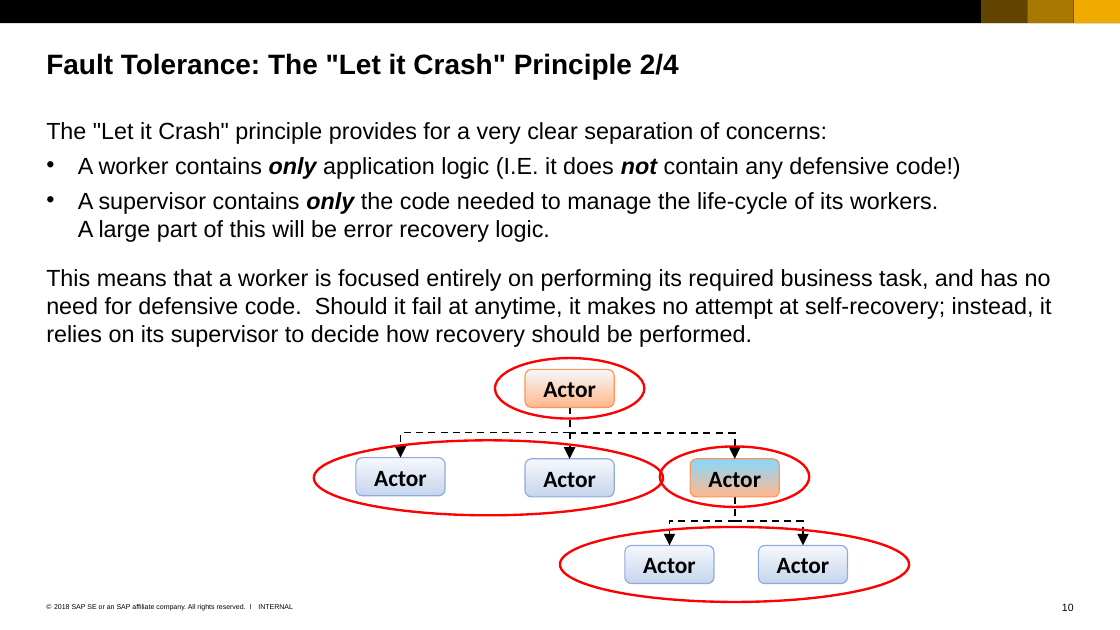
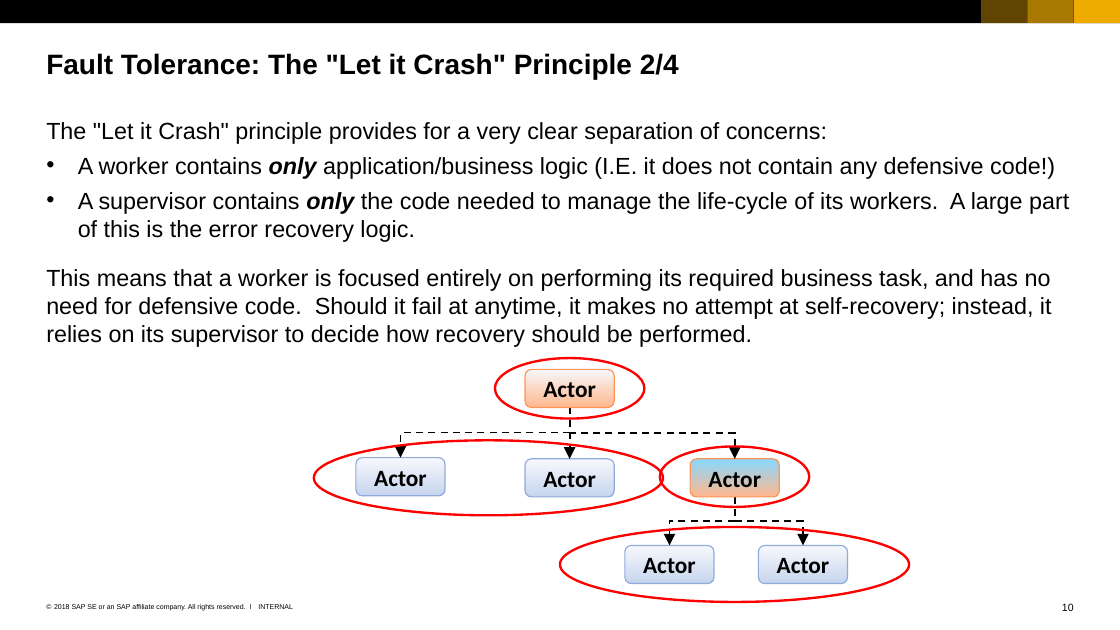
Before and after one commit to ChrisWhealy/WeatherDemo, a slide deck: slide 10 of documentation/Using the Actor Model.ppsx. Drawn at 1120x630 pixels with LibreOffice and Linux fonts; fonts in the diff are those of the drawing. Boxes give left, top, right and bottom in pixels: in the first picture for what was removed or moved away, otherwise in the second. Text is boxed around its words. In the diff, an @@ line names an element or a change of style, - is before the commit and + after.

```diff
--- a/documentation/Using the Actor Model.ppsx
+++ b/documentation/Using the Actor Model.ppsx
@@ text at (78, 157, 1069, 242): text changed @@
-• A worker contains only application logic (I.E. it does not contain any defensive code!)
-• A supervisor contains only the code needed to manage the life-cycle of its workers.
-  A large part of this will be error recovery logic.
+• A worker contains only application/business logic (I.E. it does not contain any defensive code!)
+• A supervisor contains only the code needed to manage the life-cycle of its workers. A large part of this is the error recovery logic.
```
Also in this commit, not shown: 11 other slides changed, 8 slides removed, 3 other files.
